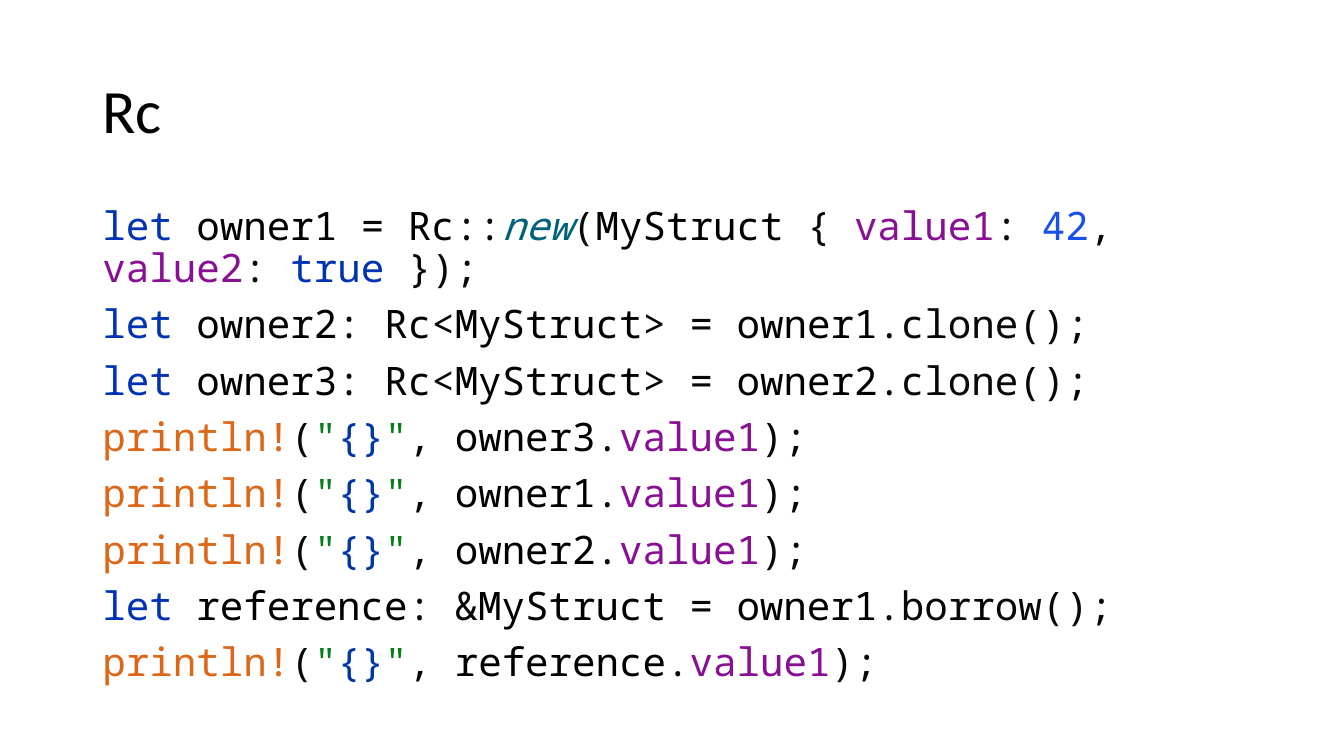
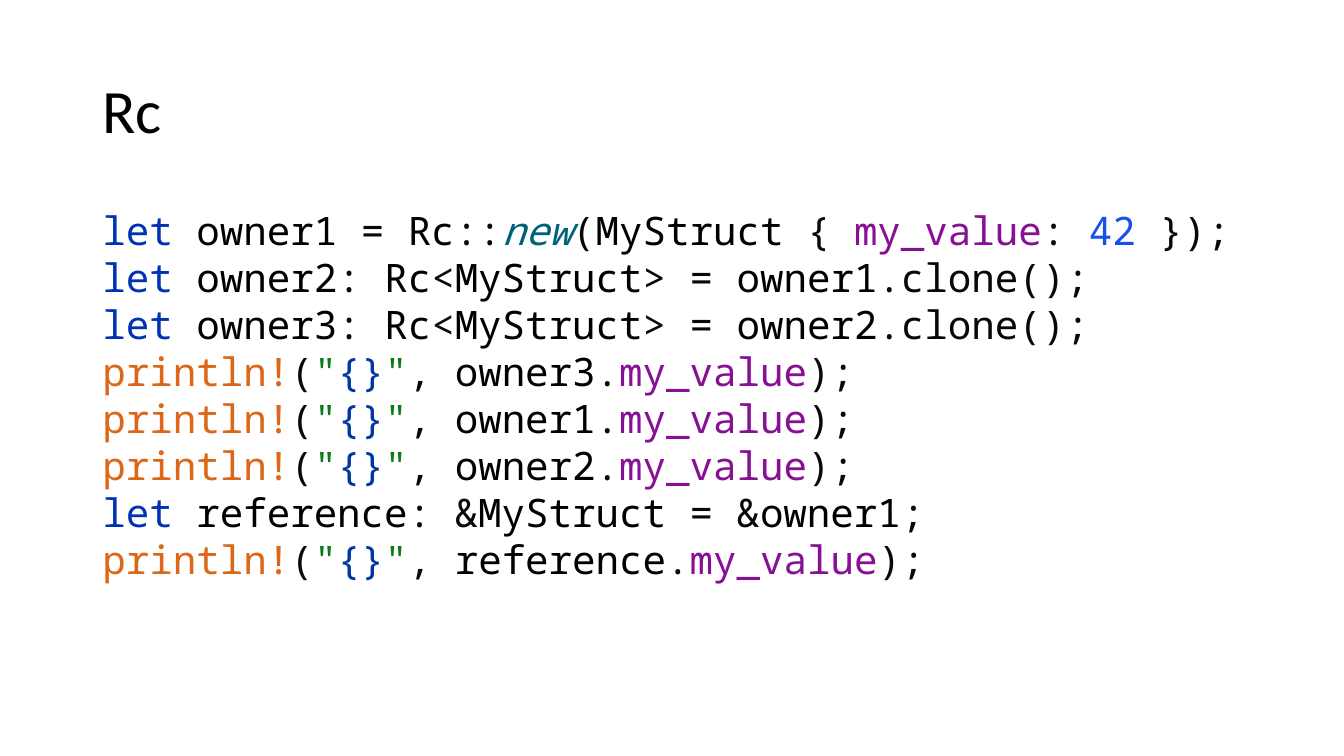
Before and after one commit to kugushev/course-rust-basics, a slide deck: slide 24 of pres/04-SmartPointers.pptx (slide 29 before the commit). Drawn at 1344x756 pixels with LibreOffice and Linux fonts; fonts in the diff are those of the drawing. Boxes give left, top, right and bottom in pixels: in the first picture for what was removed or moved away, otherwise in the second. Text is boxed around its words. In the diff, an @@ line names an element or a change of style, - is before the commit and + after.

```diff
--- a/pres/04-SmartPointers.pptx
+++ b/pres/04-SmartPointers.pptx
@@ text at (102, 215, 1136, 255): text changed @@
-let owner1 = Rc::new(MyStruct { value1: 42, value2: true });
+let owner1 = Rc::new(MyStruct { my_value: 42 });
@@ text at (102, 262, 1089, 349): line spacing 0.9 to 1; less space between paragraphs @@
@@ text at (102, 356, 925, 584): text changed @@
-println!("{}", owner3.value1);
-println!("{}", owner1.value1);
-println!("{}", owner2.value1);
-let reference: &MyStruct = owner1.borrow();
-println!("{}", reference.value1);
+println!("{}", owner3.my_value);
+println!("{}", owner1.my_value);
+println!("{}", owner2.my_value);
+let reference: &MyStruct = &owner1;
+println!("{}", reference.my_value);
```
Also in this commit, not shown: 12 other slides changed, 7 slides added, 1 slide removed, 2 other files.
